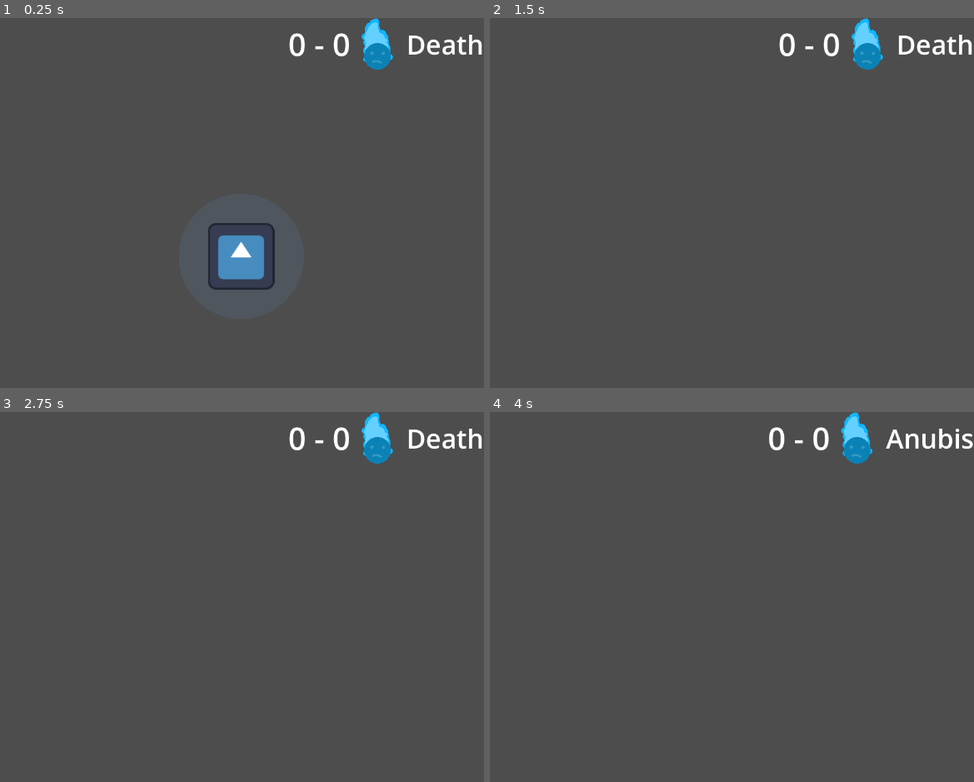
Above: before the commit, frames 1-4 (two rows, left to right).
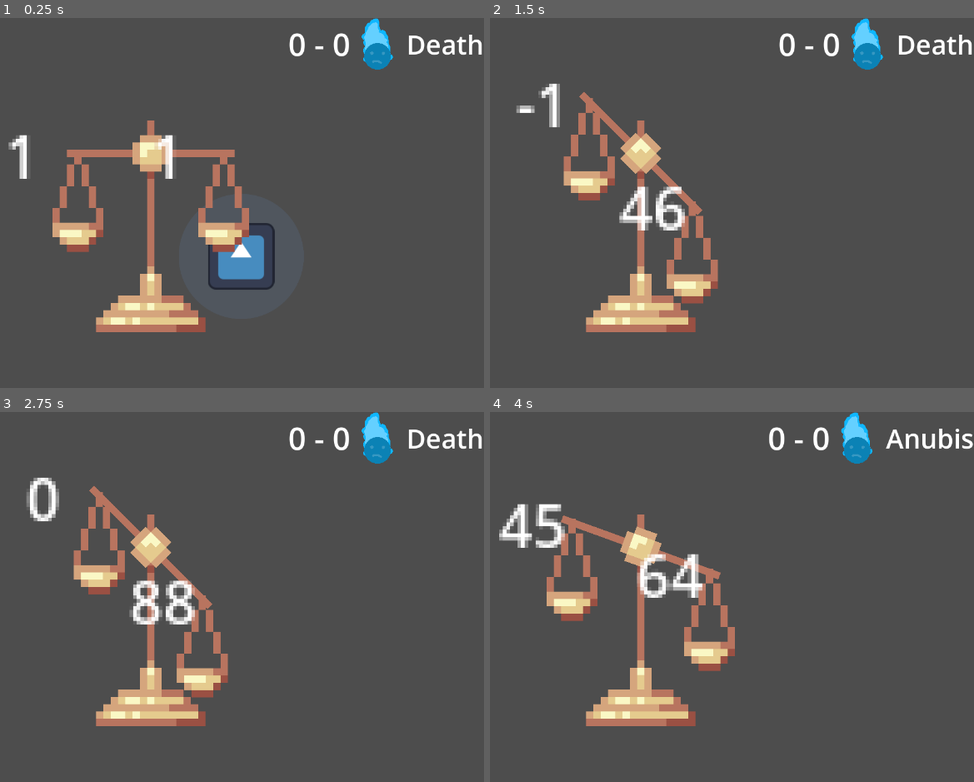
Above: after the commit, the same moments.

Repository: dkristia/Soul-Harvester
Game: Godot game, scene res://Scenes/Game/game.tscn
The game is run twice, just before and just after one commit, with the same random seed, the same clock (stepped at 60 frames per second) and the same inputs. The engine's default icon, where the game draws it, is replaced by a stand-in: a white triangle on a blue panel in a dark square.
Inputs (mouse positions are in pixels of both pictures, inside the frame that each line leads up to):
- Up to frame 1 (0.25 s): no input
- Up to frame 2 (1.5 s): tap Enter (ui_accept) at 0.5, 0.77 s; move the mouse to (785, 188) at 0.52 s; hold D (right) 0.53-1.28 s; hold 2 (Anubis) 0.53-1.28 s; move the mouse to (509, 225) at 1.27 s; hold S (down) from 1.28 s (still down); tap 1 (Death) at 1.35 s
- Up to frame 3 (2.75 s): tap Enter (ui_accept) at 1.52, 2 s; move the mouse to (217, 515) at 2.02 s; release S (down) at 2.03 s; hold D (right) from 2.03 s (still down); tap Mouse wheel up (zoomin) at 2.1 s
- Up to frame 4 (4 s): move the mouse to (606, 674) at 2.77 s; release D (right) at 2.78 s; hold W (up) 2.78-3.53 s; tap Mouse wheel down (zoomout) at 2.85 s; tap Enter (ui_accept) at 3.02, 3.77 s; move the mouse to (838, 656) at 3.52 s; hold A (left) from 3.53 s (still down); hold 2 (Anubis) from 3.53 s (still down)

The runs differ from the first frame. In frame 1, 6.7% of the frame differs, in the area x 1-52%, y 27-85%; in frame 2, 7.3%; in frame 3, 7.5%; in frame 4, 7.9%, in the area x 1-51%, y 24-85%.

Commit message:
fix scale

Diff:
--- a/Scenes/Game/game.tscn
+++ b/Scenes/Game/game.tscn
@@ -1,8 +1,9 @@
-[gd_scene load_steps=4 format=3 uid="uid://wwfow3wd3cb1"]
+[gd_scene load_steps=5 format=3 uid="uid://wwfow3wd3cb1"]
 
 [ext_resource type="Script" path="res://Scenes/Game/game.gd" id="1_f5epg"]
 [ext_resource type="PackedScene" uid="uid://cjb5sf04lvpfr" path="res://Objects/Player/player.tscn" id="1_vj3yr"]
 [ext_resource type="PackedScene" uid="uid://dmtf1ngn0r3sk" path="res://Scenes/GUI/GUI.tscn" id="4_a5h50"]
+[ext_resource type="PackedScene" uid="uid://cnks7lsr6da2l" path="res://anubis_3.tscn" id="4_o0pye"]
 
 [node name="Game" type="Node2D"]
 script = ExtResource("1_f5epg")
@@ -14,4 +15,6 @@
 
 [node name="GUI" parent="." instance=ExtResource("4_a5h50")]
 
+[node name="anubis3" parent="." instance=ExtResource("4_o0pye")]
+
 [connection signal="timeout" from="SoulSpawner" to="." method="_on_soul_spawner_timeout"]
--- a/anubis_3.gd
+++ b/anubis_3.gd
@@ -7,7 +7,10 @@
 
 # Called every frame. 'delta' is the elapsed time since the previous frame.
 func _process(delta):
-	stick.rotation_degrees = 45 * global.bad/global.good - 45
+	if global.bad > global.good and global.good != 0:
+		stick.rotation_degrees = 45 * global.bad/global.good - 45
+	elif global.good > global.bad and global.bad != 0:
+		stick.rotation_degrees = - 45 * global.good/global.bad + 45
 	if stick.rotation_degrees > 45:
 		stick.rotation_degrees = 45
 	elif stick.rotation_degrees < -45:
@@ -18,14 +21,14 @@
 
 
 	if Input.is_action_pressed("down"):
-		global.good -= 0.01
+		global.good -= 1
 	if Input.is_action_pressed("up"):
-		global.good += 0.01
+		global.good += 1
 
 	if Input.is_action_pressed("left"):
-		global.bad -= 0.01
+		global.bad -= 1
 	if Input.is_action_pressed("right"):
-		global.bad += 0.01
+		global.bad += 1
 
 	holder1.get_node("Label").text = str(snapped(global.good, 0.01))
 	holder2.get_node("Label").text = str(snapped(global.bad, pow(10, -3)))
--- a/anubis_3.tscn
+++ b/anubis_3.tscn
@@ -31,7 +31,6 @@
 [node name="holder" type="Sprite2D" parent="CanvasLayer/stick"]
 texture_filter = 1
 position = Vector2(-20, 0)
-scale = Vector2(1, 1)
 texture = ExtResource("1_bkvgi")
 offset = Vector2(0, 13)
 
--- a/global.gd
+++ b/global.gd
@@ -6,3 +6,9 @@
 @export var Dsouls = 0
 @export var good = 1
 @export var bad = 1
+
+func _process(delta):
+	if bad < 0:
+		bad = 0
+	if good < 0:
+		good = 0
